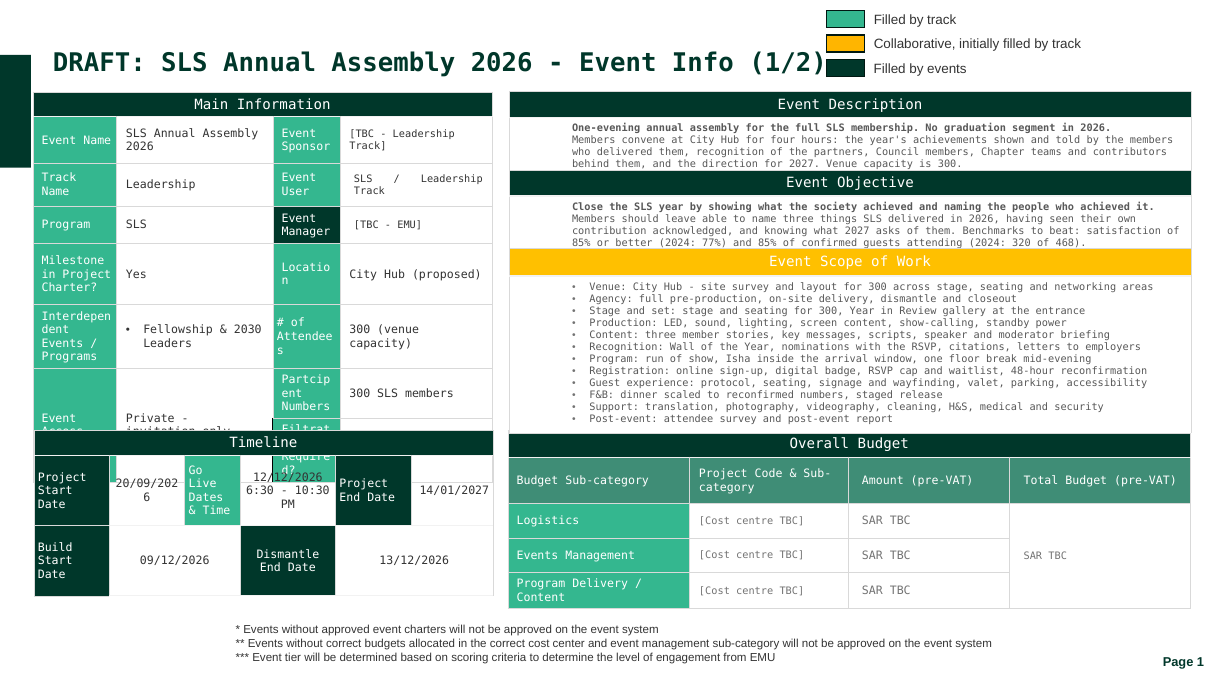
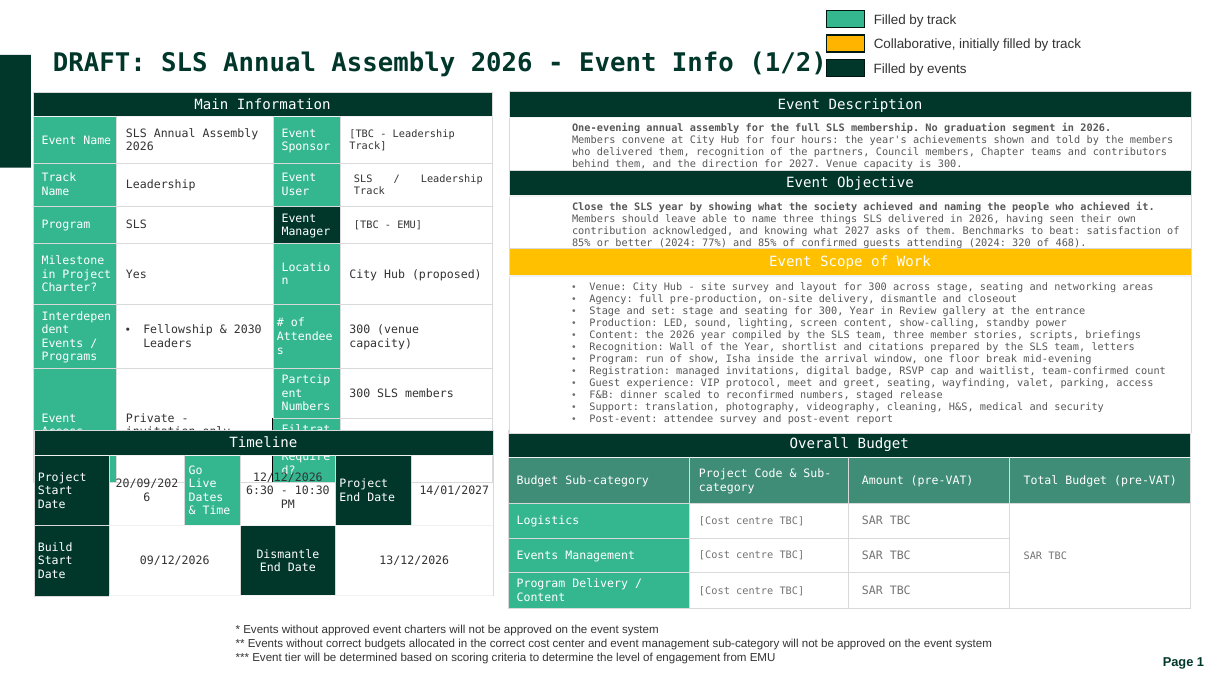
Before and after one commit to bandarMi/QAFZA-4.0, a slide deck: slide 1 of events/sls-annual-assembly-2026/SLS_Annual_Assembly_2026_Event_Charter.pptx. Drawn at 1232x693 pixels with LibreOffice and Linux fonts; fonts in the diff are those of the drawing; background and template pictures are left out. Boxes give left, top, right and bottom in pixels: in the first picture for what was removed or moved away, otherwise in the second. Text is boxed around its words. In the diff, an @@ line names an element or a change of style, - is before the commit and + after.

```diff
--- a/events/sls-annual-assembly-2026/SLS_Annual_Assembly_2026_Event_Charter.pptx
+++ b/events/sls-annual-assembly-2026/SLS_Annual_Assembly_2026_Event_Charter.pptx
@@ table at (509,248,1191,428) @@
-row 2, column 1: Venue: City Hub - site survey and layout for 300 across stage, seating and networking areas / Agency: full pre-production, on-site delivery, dismantle and closeout / Stage and set: stage and seating for 300, Year in Review gallery at the entrance / Production: LED, sound, lighting, screen content, show-calling, standby power / Content: three member stories, key messages, scripts, speaker and moderator briefing / Recognition: Wall of the Year, nominations with the RSVP, citations, letters to employers / Program: run of show, Isha inside the arrival window, one floor break mid-evening / Registration: online sign-up, digital badge, RSVP cap and waitlist, 48-hour reconfirmation / Guest experience: protocol, seating, signage and wayfinding, valet, parking, accessibility / F&B: dinner scaled to reconfirmed numbers, staged release / Support: translation, photography, videography, cleaning, H&S, medical and security / Post-event: attendee survey and post-event report
+row 2, column 1: Venue: City Hub - site survey and layout for 300 across stage, seating and networking areas / Agency: full pre-production, on-site delivery, dismantle and closeout / Stage and set: stage and seating for 300, Year in Review gallery at the entrance / Production: LED, sound, lighting, screen content, show-calling, standby power / Content: the 2026 year compiled by the SLS team, three member stories, scripts, briefings / Recognition: Wall of the Year, shortlist and citations prepared by the SLS team, letters / Program: run of show, Isha inside the arrival window, one floor break mid-evening / Registration: managed invitations, digital badge, RSVP cap and waitlist, team-confirmed count / Guest experience: VIP protocol, meet and greet, seating, wayfinding, valet, parking, access / F&B: dinner scaled to reconfirmed numbers, staged release / Support: translation, photography, videography, cleaning, H&S, medical and security / Post-event: attendee survey and post-event report
```
Also in this commit, not shown: 1 other slide changed, 5 other files.
